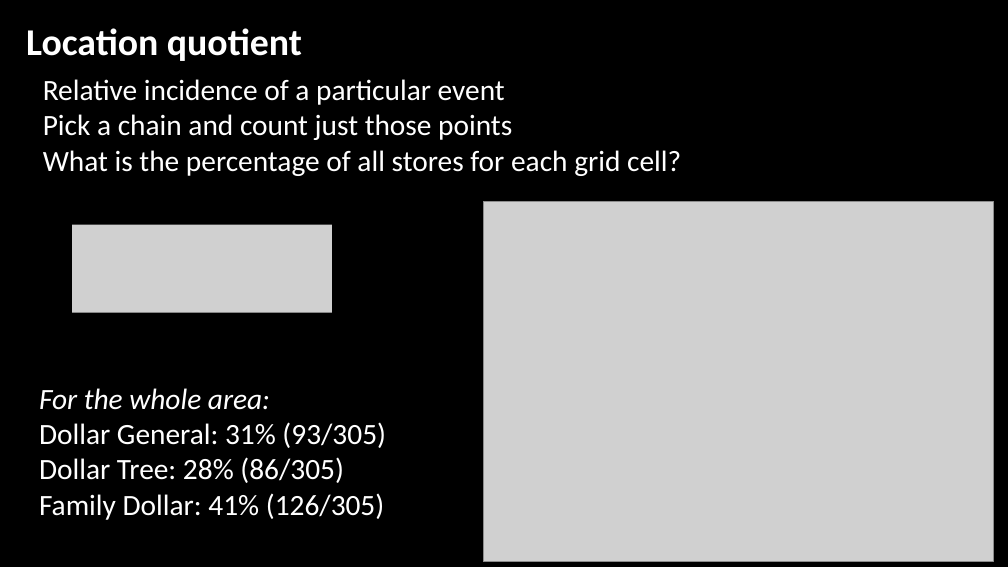
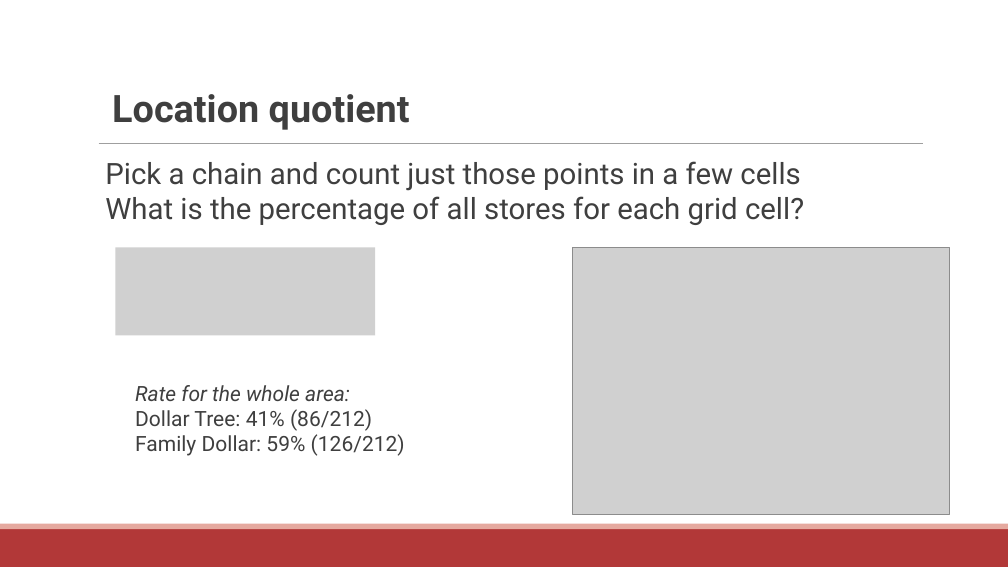
Before and after one commit to communitymaplab/geog4300_datascience, a slide deck: slide 7 of in_class_slides/geog4300_L10-Point pattern analysis and MAUP.pptx (slide 6 before the commit). Drawn at 1008x567 pixels with LibreOffice and Linux fonts; fonts in the diff are those of the drawing; grey boxes stand for pictures; background and template pictures are left out. Boxes give left, top, right and bottom in pixels: in the first picture for what was removed or moved away, otherwise in the second. Text is boxed around its words. In the diff, an @@ line names an element or a change of style, - is before the commit and + after.

```diff
--- a/in_class_slides/geog4300_L10-Point pattern analysis and MAUP.pptx
+++ b/in_class_slides/geog4300_L10-Point pattern analysis and MAUP.pptx
@@ background picture (left out) to #FFFFFF @@
@@ text "Location quotient": place and size @@
-text "Location quotient" at bbox=[26, 28, 302, 61]
+text "Location quotient" at bbox=[112, 94, 410, 130]
@@ text "Location quotient" at bbox=[112, 94, 410, 130]: font Calibri to Roboto, text colour #FFFFFF to #3F3F3F @@
@@ line added from (99, 144) to (923, 144), #9F9F9F 0.5 pt @@
@@ text "Pick a chain and count ...": place and size @@
-text "Pick a chain and count ..." at bbox=[43, 79, 681, 176]
+text "Pick a chain and count ..." at bbox=[105, 161, 804, 225]
@@ text at bbox=[105, 161, 800, 191]: text changed; font Calibri to Roboto; text colour #FFFFFF to #3F3F3F @@
-Relative incidence of a particular event
-Pick a chain and count just those points
+Pick a chain and count just those points in a few cells
@@ text at bbox=[105, 196, 804, 225]: font Calibri to Roboto, text colour #FFFFFF to #3F3F3F in "What is the percentage of all stores ..." @@
@@ picture removed at bbox=[72, 225, 332, 312] @@
@@ picture added at bbox=[116, 247, 376, 335] @@
@@ picture: place and size @@
-picture at bbox=[483, 201, 994, 562]
+picture at bbox=[573, 247, 951, 514]
@@ text at bbox=[135, 385, 405, 456]: text changed; size 28 to 20 pt; font Calibri to Roboto; text colour #FFFFFF to #3F3F3F @@
-For the whole area:
-Dollar General: 31% (93/305)
-Dollar Tree: 28% (86/305)
-Family Dollar: 41% (126/305)
+Rate for the whole area:
+Dollar Tree: 41% (86/212)
+Family Dollar: 59% (126/212)
@@ rectangle added at bbox=[0, 529, 1008, 567], fill #B23838 @@
@@ rectangle added at bbox=[0, 524, 1008, 529], fill #E5A99F @@
```
Also in this commit, not shown: 8 other slides changed, 1 slide added, 4 slides removed, 2 other files.
